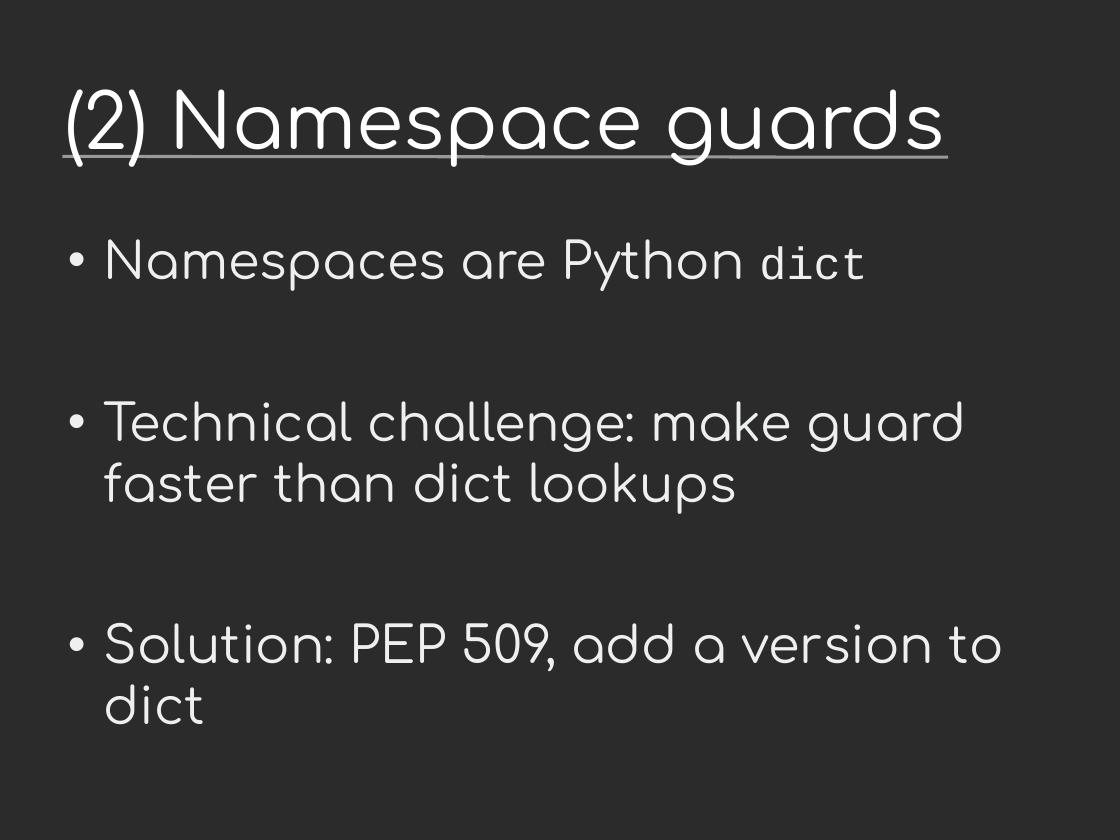
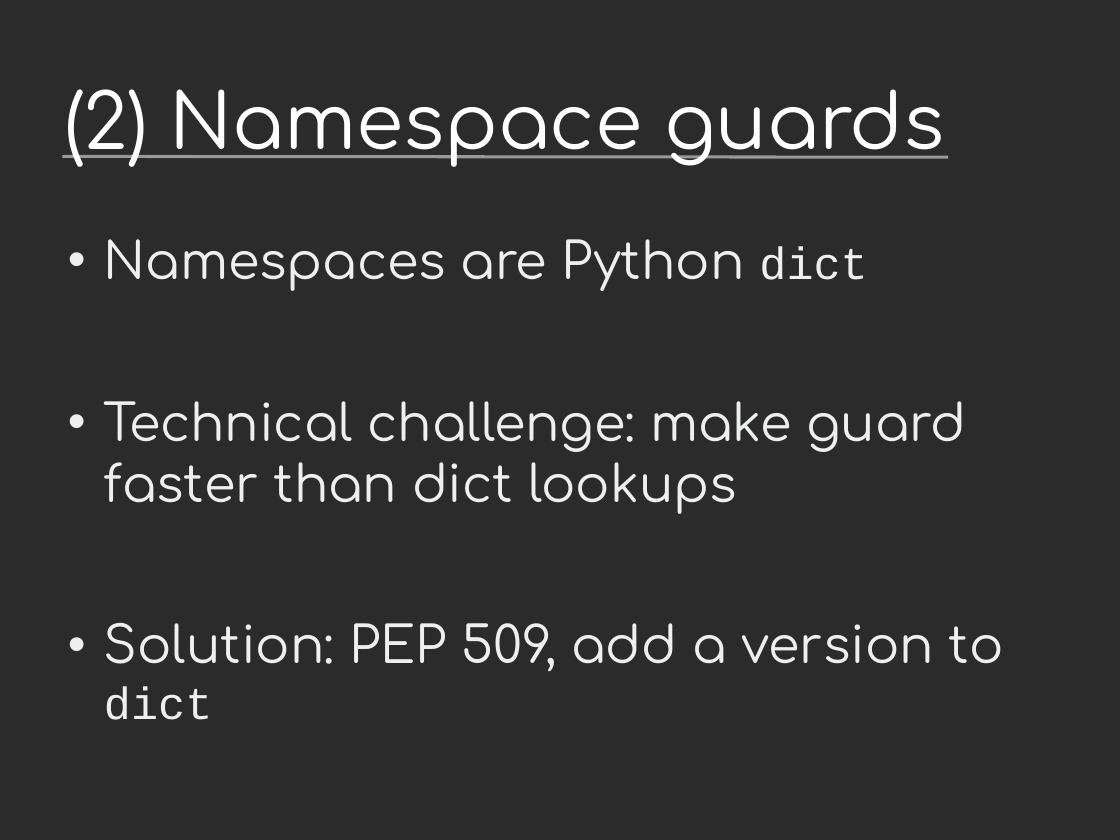
Before and after one commit to vstinner/talks, a slide deck: slide 15 of 2016-FOSDEM/fat_python.odp (slide 14 before the commit). Drawn at 1120x840 pixels with LibreOffice and Linux fonts; fonts in the diff are those of the drawing; background and template pictures are left out; a plain dark background stands for a picture behind light text. Boxes give left, top, right and bottom in pixels: in the first picture for what was removed or moved away, otherwise in the second. Text is boxed around its words. In the diff, an @@ line names an element or a change of style, - is before the commit and + after.

```diff
--- a/2016-FOSDEM/fat_python.odp
+++ b/2016-FOSDEM/fat_python.odp
@@ text at bbox=[104, 623, 1004, 720]: size 36 to 32 pt, font Comfortaa to Courier New in "dict" @@
```
Also in this commit, not shown: 2 other slides changed, 1 slide added, 1 other file.
